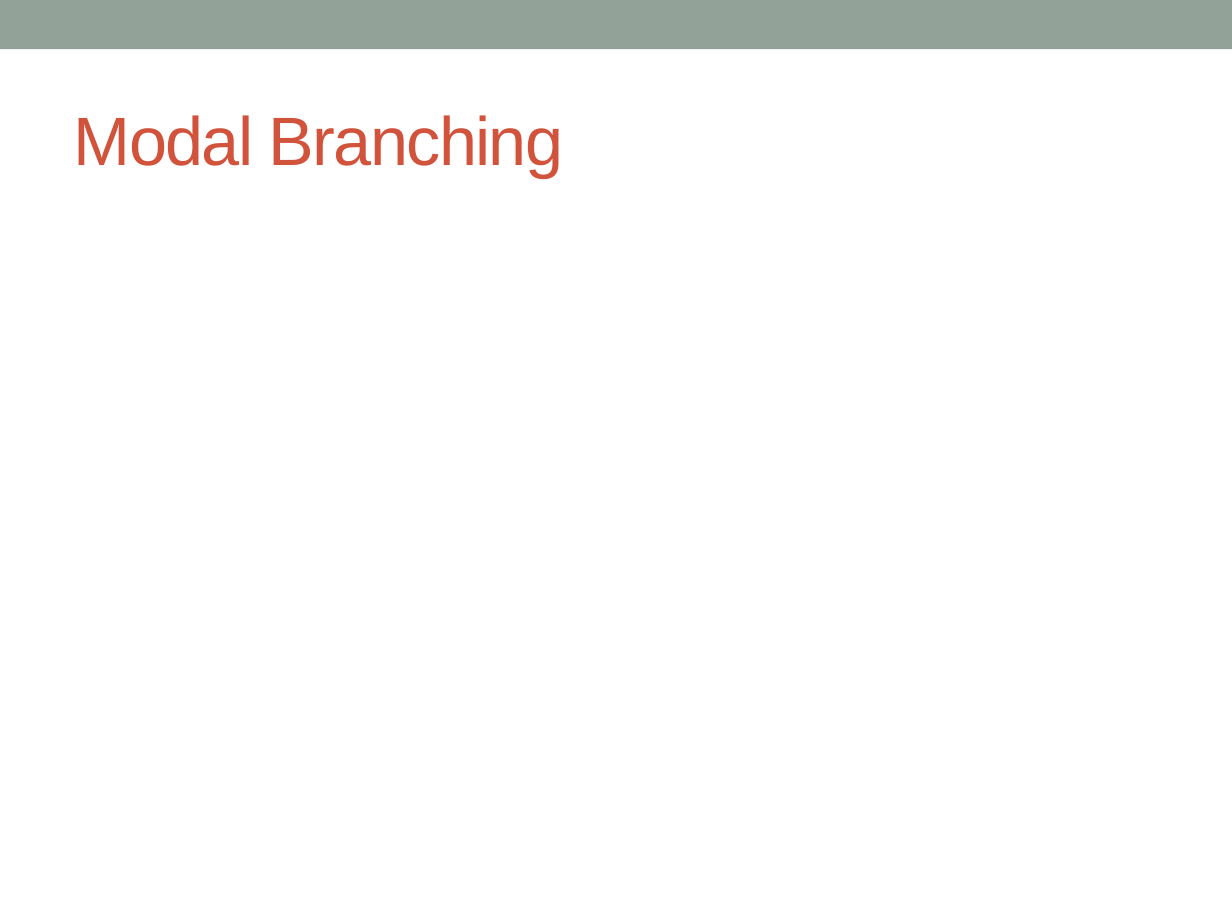
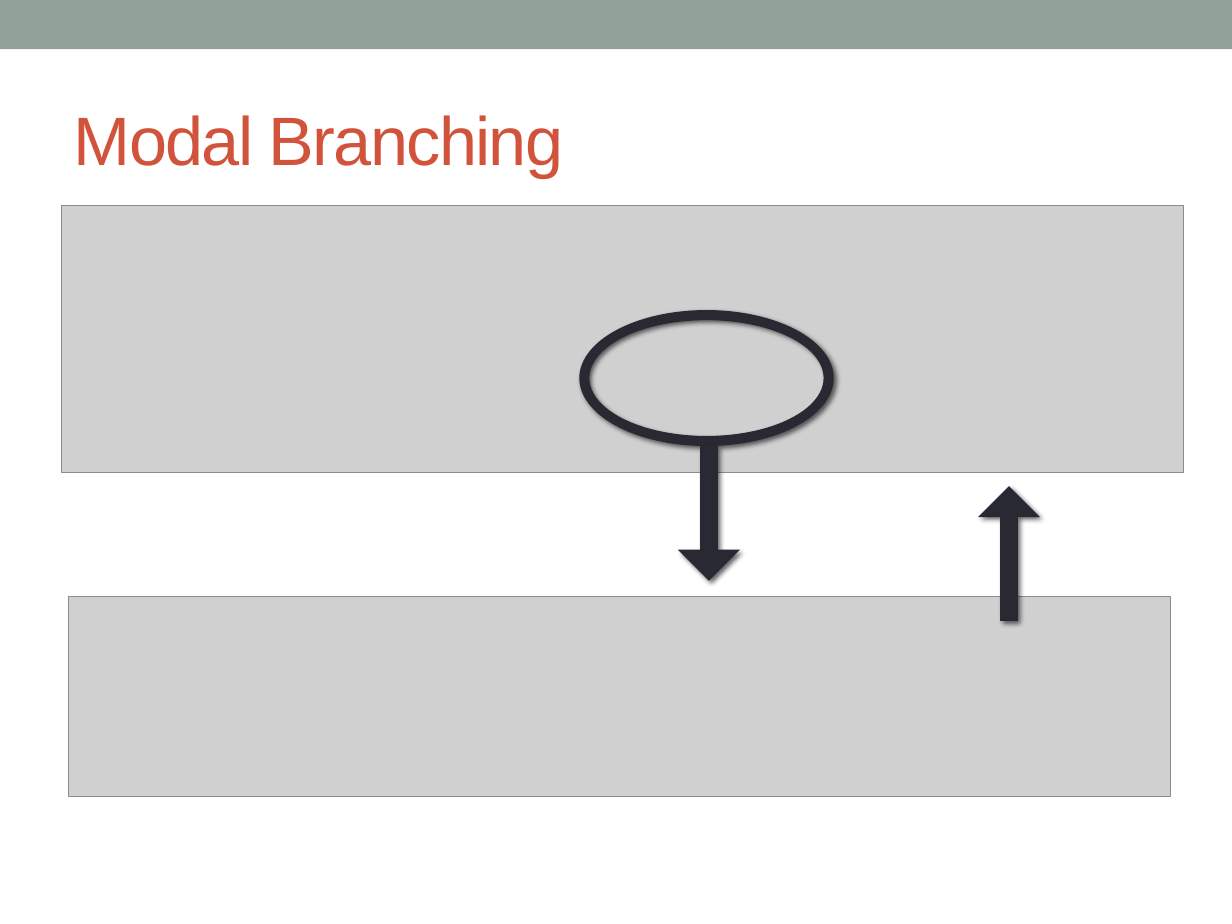
Before and after one commit to cschwendiman/cs347project, a slide deck: slide 28 of project_presentation.pptx. Drawn at 1232x924 pixels with LibreOffice and Linux fonts; fonts in the diff are those of the drawing; grey boxes stand for pictures. Boxes give left, top, right and bottom in pixels: in the first picture for what was removed or moved away, otherwise in the second. Text is boxed around its words. In the diff, an @@ line names an element or a change of style, - is before the commit and + after.

Commit message:
add modal branching and shuttle to ppt

```diff
--- a/project_presentation.pptx
+++ b/project_presentation.pptx
@@ picture added at [62, 206, 1184, 473] @@
@@ donut added at [579, 310, 834, 446], fill #292934 @@
@@ up arrow added at [678, 446, 740, 580], fill #292934 @@
@@ up arrow added at [978, 487, 1041, 621], fill #292934 @@
@@ picture added at [68, 596, 1170, 797] @@
```
Also in this commit, not shown: 1 other slide changed.
